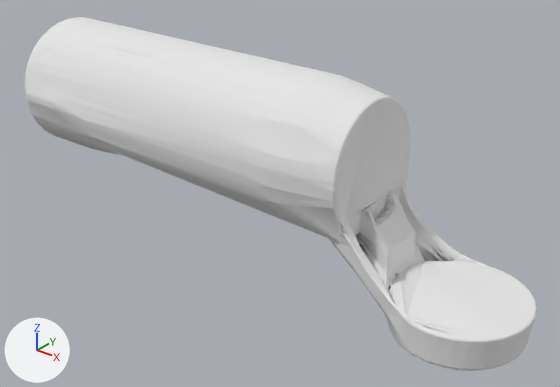
Before and after pictures for a commit that changed the OBJ model resources/spot_arm/meshes/arm/visual/arm_link_el1.obj.
One viewpoint serves both versions: a 50 mm lens placed at (0.121, -0.282, 0.145), pointed at (-0.104, 0.0, -0.03). The lights are fixed; the arrows at lower left show +X, +Y and +Z. The first picture is the older version. Where no turn or scale is listed for an object, it has been applied to the vertices. Vertices at exactly the same position are counted once.

Script lines for the objects in view, before the commit:
```python
mat_wrap = principled_material('wrap')
mat_wrap.base_color = (0.8, 0.8, 0.8)  # white #e7e7e7
mat_wrap.roughness = 1.0
me_arm0_link_el1_002 = bpy.data.meshes.new('arm0.link_el1.002')
me_arm0_link_el1_002.from_pydata(...)  # 2232 vertices, 5311 faces; spans x -0.264..0.033, y -0.039..0.039, z -0.068..0.038
# faces by material slot: [4514, 797]
me_arm0_link_el1_002.materials.append(mat_blackabs)  # white #e7e7e7
me_arm0_link_el1_002.materials.append(mat_wrap)  # white #e7e7e7
ob_arm0_link_el1_002 = bpy.data.objects.new('arm0.link_el1.002', me_arm0_link_el1_002)
ob_arm0_link_el1_002.location = (0.0, 0.0, 0.0)
```
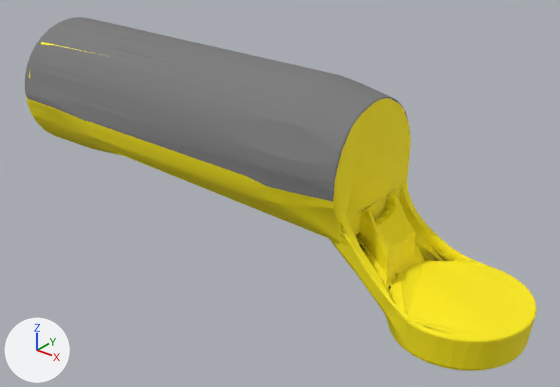
What changed in the scene script:
```text
Change mat_wrap:
    mat_wrap.base_color: (0.8, 0.8, 0.8) -> (0.2, 0.2, 0.2)  # white #e7e7e7 -> grey #7c7c7c
Add mat_yellow:
    mat_yellow = principled_material('Yellow')
    mat_yellow.base_color = (1.0, 0.843, 0.0)  # yellow #ffed00
    mat_yellow.roughness = 0.776
Change me_arm0_link_el1_002:
    where me_arm0_link_el1_002.from_pydata(...)  # 2232 vertices, 5311 faces; spans x -0.264..0.033, y -0.039..0.039, z -0.068..0.038
    used by ob_arm0_link_el1_002; location = (0.0, 0.0, 0.0)
    me_arm0_link_el1_002 part 1: all 4514 faces that had it switch from mat_blackabs (white #e7e7e7) to mat_yellow (yellow #ffed00)
```

Boxes (x1, y1, x2, y2) around the edits, measured in the pictures (560 x 387 px):
'arm0.link_el1.002', recoloured (darker): (25, 17, 537, 371) in both
part 1 of me_arm0_link_el1_002, recoloured (white to yellow): (26, 42, 537, 371) in both
